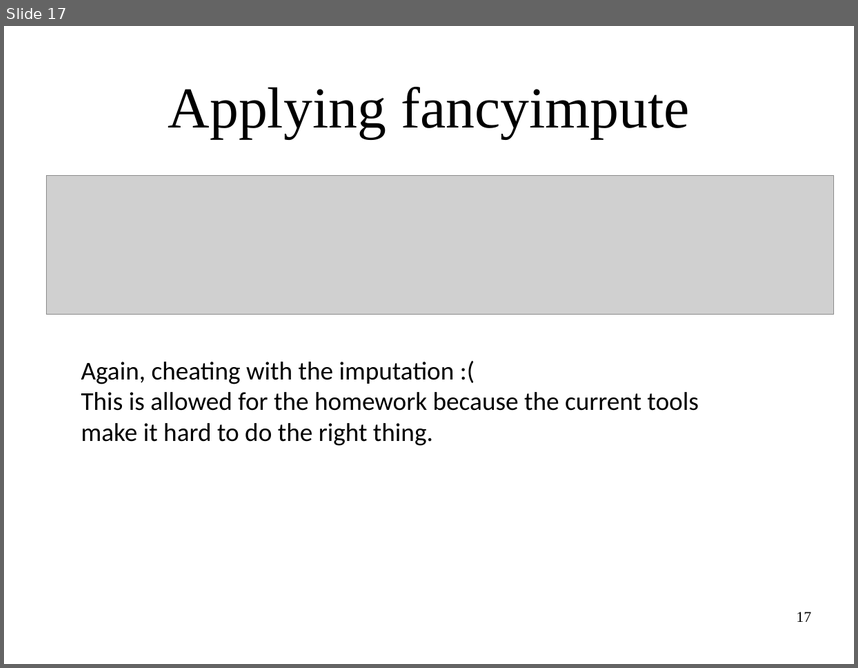
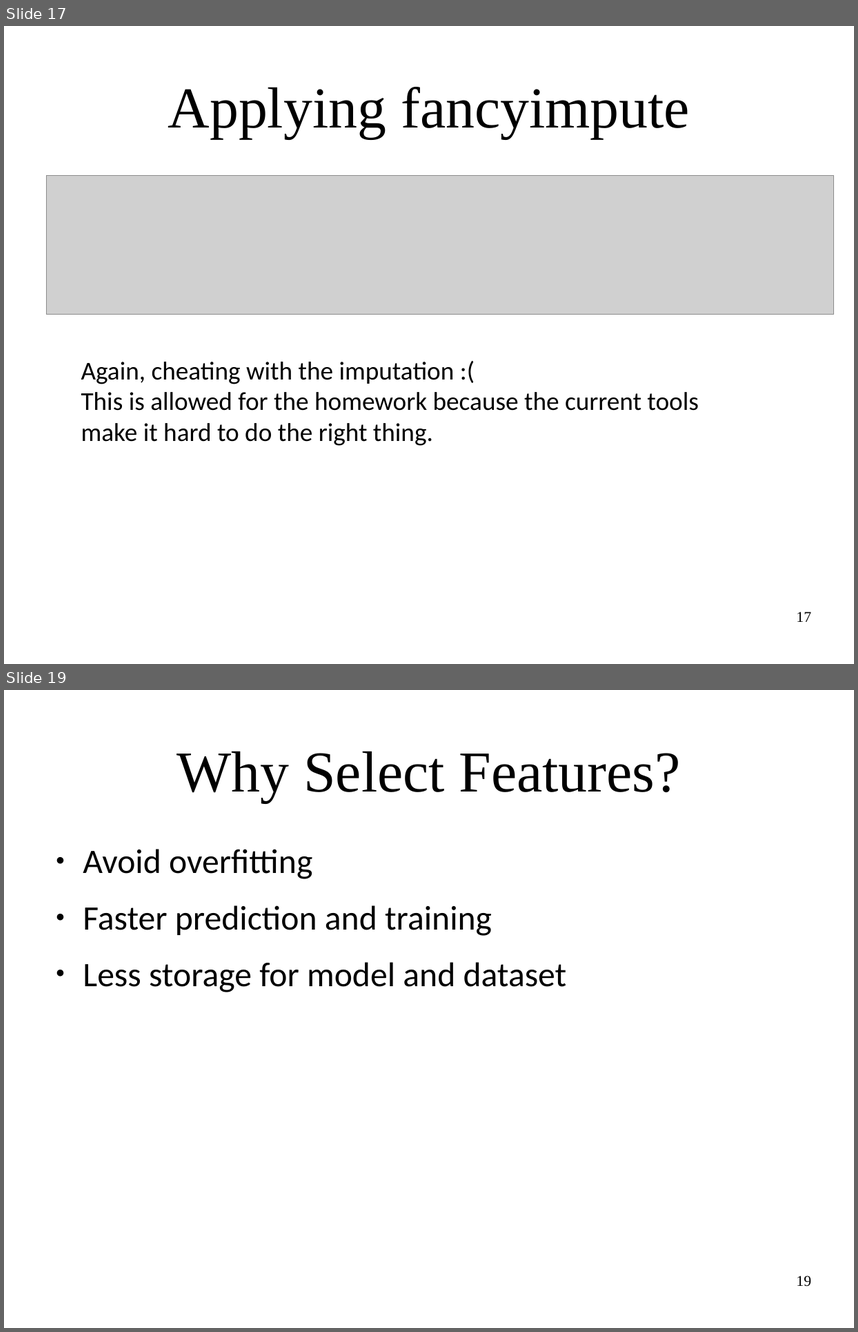
Before and after one commit to amueller/applied_ml_spring_2017, a slide deck: slides/aml-08-021317.odp. Shown one above the other, each under a label of ours: slide 17 before the commit, slides 17 and 19 after it; the slides between them are not shown. The pictures are 858x668 and 858x1332 pixels, drawn with LibreOffice and Linux fonts; fonts in the diff are those of the drawing; grey boxes stand for pictures. Boxes give left, top, right and bottom in pixels: in the first picture for what was removed or moved away, otherwise in the second. Text is boxed around its words. In the diff, an @@ line names an element or a change of style, - is before the commit and + after.

Commit message:
update slides and notebooks  for 08 - feature selection

```diff
--- a/slides/aml-08-021317.odp
+++ b/slides/aml-08-021317.odp
@@ slide 19 added at <box>4,690,854,1328</box>, background #FFFFFF @@
@@ title added at <box>177,751,681,802</box>, 54 pt, text #000000 @@
+Why Select Features?
@@ text added at <box>83,849,567,992</box>, 32 pt, text #000000 @@
+● Avoid overfitting
+● Faster prediction and training
+● Less storage for model and dataset
@@ page number added at <box>796,1275,811,1286</box>, 14 pt, text #000000 @@
+19
```
Also in this commit, not shown: 14 other slides added, 1 other file.
